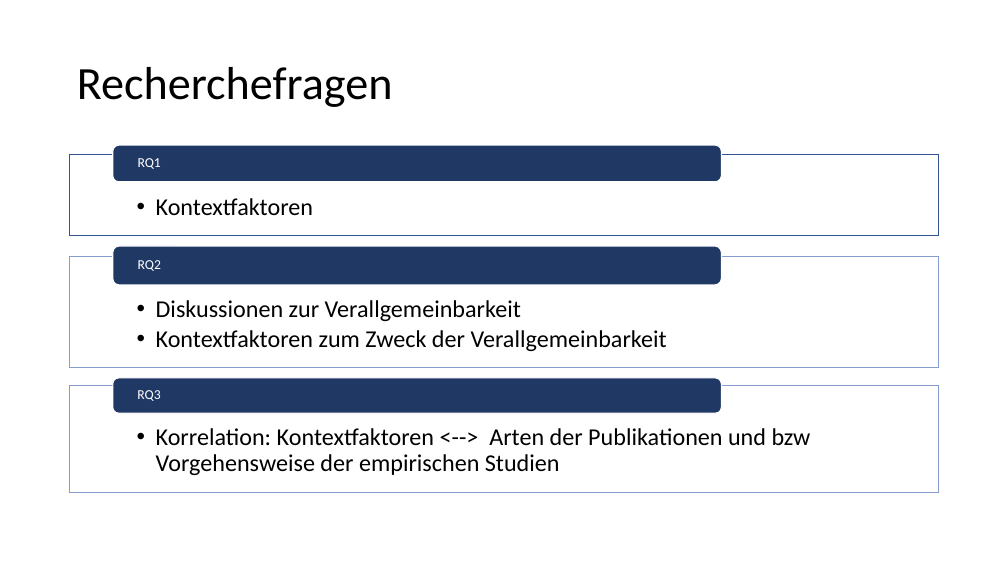
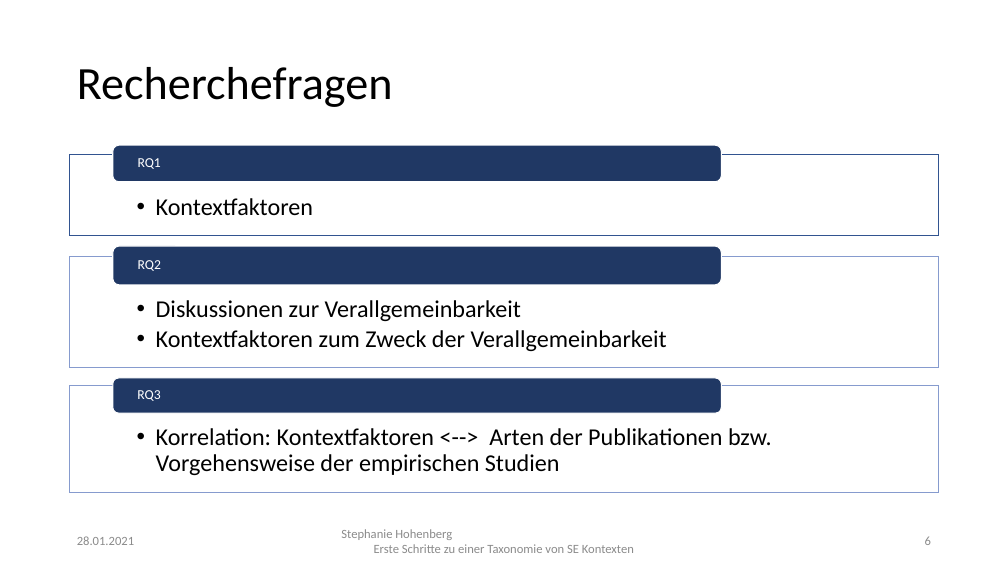
Before and after one commit to StephanieHohenberg/TSEK-Analyzer, a slide deck: slide 6 of documents/presentation.pptx (slide 3 before the commit). Drawn at 1008x567 pixels with LibreOffice and Linux fonts; fonts in the diff are those of the drawing. Boxes give left, top, right and bottom in pixels: in the first picture for what was removed or moved away, otherwise in the second. Text is boxed around its words. In the diff, an @@ line names an element or a change of style, - is before the commit and + after.

```diff
--- a/documents/presentation.pptx
+++ b/documents/presentation.pptx
@@ text at (156, 428, 772, 475): text changed @@
-  • Korrelation: Kontextfaktoren <--> Arten der Publikationen und bzw Vorgehensweise der empirischen Studien
+  • Korrelation: Kontextfaktoren <--> Arten der Publikationen bzw. Vorgehensweise der empirischen Studien
@@ text added at (77, 536, 134, 545), 12 pt, text #8C8C8C @@
+28.01.2021
@@ text added at (341, 529, 634, 553), 12 pt, text #8C8C8C @@
+Stephanie Hohenberg
+Erste Schritte zu einer Taxonomie von SE Kontexten
@@ page number added at (925, 536, 931, 545), 12 pt, text #8C8C8C @@
+6
```
Also in this commit, not shown: 3 other slides changed, 18 slides added, 3 slides removed, 2 other files.
